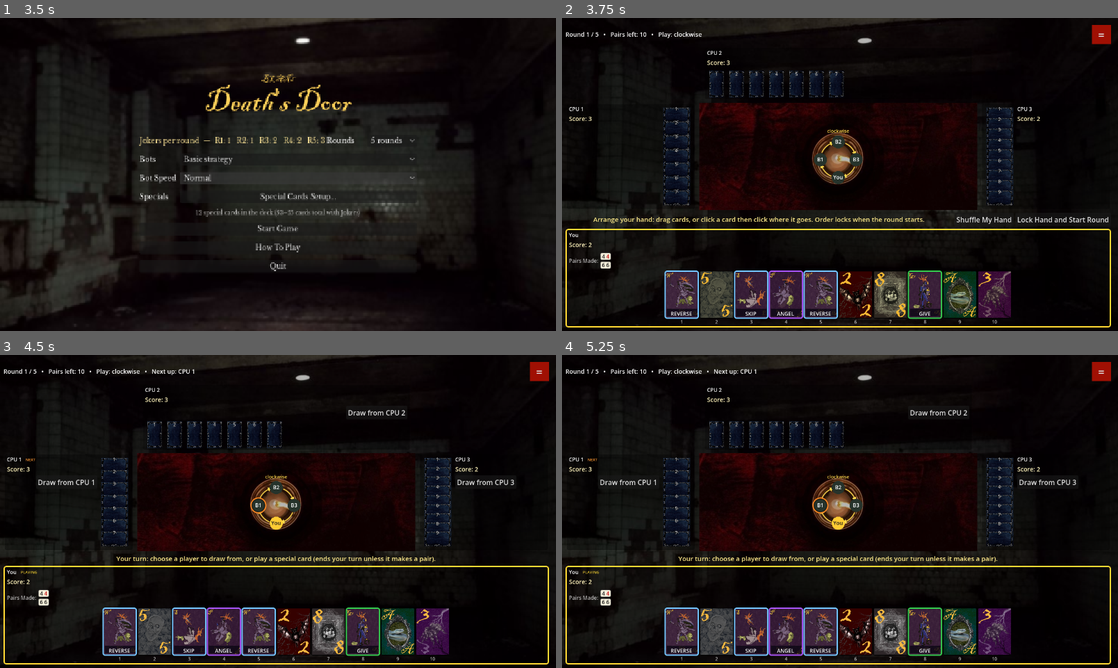
Above: before the commit, frames 1-4 (two rows, left to right).
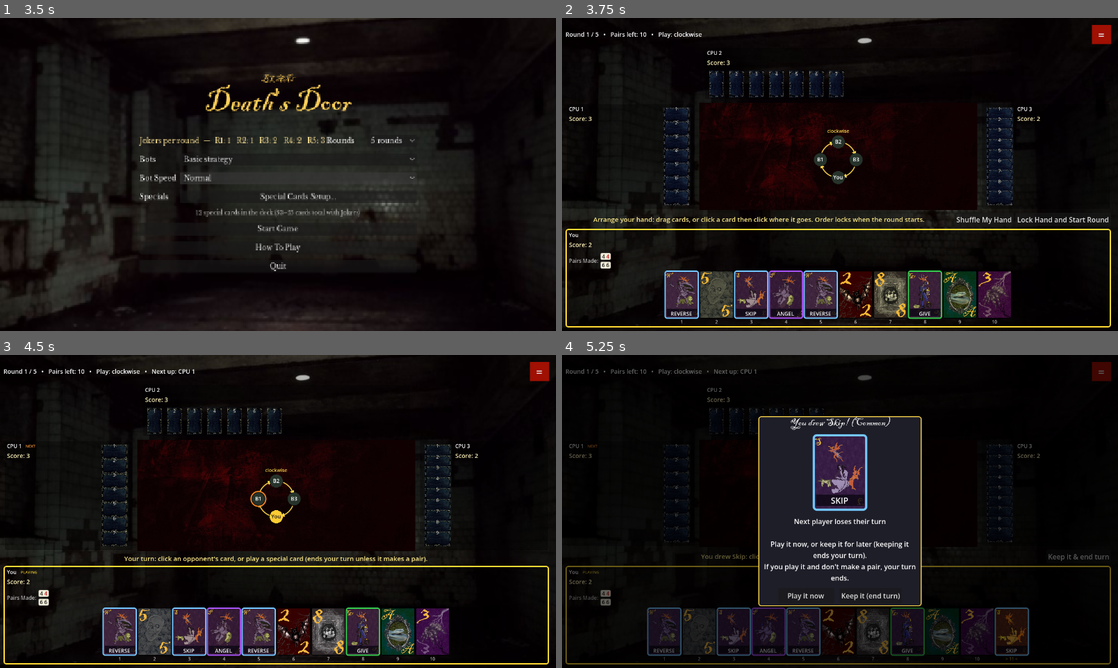
Above: after the commit, the same moments.

Repository: louibasmu/BLANd-
Game: Godot game, scene res://BaseGame/2. MainMenu/intro_story.tscn
The game is run twice, just before and just after one commit, with the same random seed, the same clock (stepped at 60 frames per second) and the same inputs.
Inputs (mouse positions are in pixels of both pictures, inside the frame that each line leads up to):
- Up to frame 1 (3.5 s): click "SKIP" at 0.5 s; click "SKIP" at 1.25 s; click "Normal" at 2 s; click "Normal" at 2.75 s
- Up to frame 2 (3.75 s): click "Start Game" at 3.5 s
- Up to frame 3 (4.5 s): click "Lock Hand and Start Round" at 4.25 s
- Up to frame 4 (5.25 s): click (717, 420) at 5 s, where only the run after the commit has a clickable "1"

Frame 1 is identical in both runs. In frame 2, 2.4% of the frame differs, in the area x 24-73%, y 27-62%; in frame 3, 5.6%; in frame 4, 31%, in the area x 0-99%, y 0-100%.

Commit message:
Added hover effect for picking cards

Diff:
--- a/game-dev-seminar/BaseGame/5. CardTable/game_table.gd
+++ b/game-dev-seminar/BaseGame/5. CardTable/game_table.gd
@@ -700,11 +700,11 @@
 	if ui_mode == UiMode.CHOOSE_TARGET and pending_special != null and i != HUMAN:
 		tb.visible = game.valid_targets(HUMAN, pending_special).has(i)
 		tb.text = "%s this player" % pending_special.special_name()
-	elif game.can_draw(HUMAN) and i != HUMAN and game.can_draw_from(HUMAN, i) \
-			and (ui_mode == UiMode.NONE or ui_mode == UiMode.CHOOSE_DRAW_INDEX):
-		# Step 1 of drawing: pick who to take from.
-		tb.visible = not (ui_mode == UiMode.CHOOSE_DRAW_INDEX and pending_target == i)
-		tb.text = "Draw from %s" % p.display_name
+	##elif game.can_draw(HUMAN) and i != HUMAN and game.can_draw_from(HUMAN, i) \
+		##	and (ui_mode == UiMode.NONE or ui_mode == UiMode.CHOOSE_DRAW_INDEX):
+		### Step 1 of drawing: pick who to take from.
+		##tb.visible = not (ui_mode == UiMode.CHOOSE_DRAW_INDEX and pending_target == i)
+		##tb.text = "Draw from %s" % p.display_name
 
 	if i == HUMAN:
 		# Show the human's pairs, sorted by rank; bot pairs are only shown in the animation.
@@ -768,8 +768,8 @@
 			box.add_theme_constant_override("separation", floori(step - card_size.x))
 		for idx in p.hand.size():
 			var cb := Callable()
-			if game.can_draw(HUMAN) and ui_mode == UiMode.CHOOSE_DRAW_INDEX and i == pending_target:
-				cb = _on_draw.bind(idx)          # step 2 of drawing: pick the card
+			if ui_mode == UiMode.NONE and game.can_draw(HUMAN) and game.can_draw_from(HUMAN, i):
+				cb = _on_draw_direct.bind(i, idx)
 			elif ui_mode == UiMode.CHOOSE_VISION_INDEX and i == pending_target:
 				cb = _on_vision_index.bind(idx)
 			var hl: bool = not _bot_pick.is_empty() and _bot_pick["src"] == i and _bot_pick["index"] == idx
@@ -819,11 +819,11 @@
 	if game.phase == BlandGame.Phase.SPECIAL_DRAWN and game.drawn_special != null:
 		return "You drew %s: click it to play it now, or press \"Keep it & end turn\"." % game.drawn_special.special_name()
 	if game.draw_only:
-		return "Now take a card: choose a player to draw from."
+		return "Now take a card: click a card from any opponent's hand."
 	var lead := "Pair! Go again" if game.actions_this_turn > 0 else "Your turn"
 	if game.can_play_specials(HUMAN) and not game.players[HUMAN].specials().is_empty():
-		return "%s: choose a player to draw from, or play a special card (ends your turn unless it makes a pair)." % lead
-	return "%s: choose a player to draw from." % lead
+		return "%s: click an opponent's card, or play a special card (ends your turn unless it makes a pair)." % lead
+	return "%s: click a card from an opponent's hand." % lead
 
 
 # Keep private game information visible after removing the center log.
@@ -955,6 +955,10 @@
 	_clear_selection()
 	game.draw_card(HUMAN, src, index)
 
+# Draw in one click: take the clicked card from the player whose hand it is in.
+func _on_draw_direct(src: int, index: int) -> void:
+	_clear_selection()
+	game.draw_card(HUMAN, src, index)
 
 # Abandons whatever the human was in the middle of choosing (Cancel button or Esc).
 func _cancel_selection() -> void:
@@ -1084,18 +1088,22 @@
 ## At most 4 are shown at once (the oldest is removed). Each stays for a time based on the bot speed, then
 ## fades out via a Tween (an animation helper) and deletes itself.
 func _toast(text: String) -> void:
+	for existing in _toast_box.get_children():
+		if existing.get_meta("text", "") == text:
+			return
 	while _toast_box.get_child_count() >= 4:
 		var oldest := _toast_box.get_child(0)
 		_toast_box.remove_child(oldest)
 		oldest.queue_free()
 	var panel := PanelContainer.new()
+	panel.set_meta("text", text)
 	panel.mouse_filter = Control.MOUSE_FILTER_IGNORE
 	var sb := _box(Color(0.35, 0.08, 0.05, 0.95), Color(1, 0.6, 0.2), 2)
 	sb.content_margin_left = 16
 	sb.content_margin_right = 16
 	panel.add_theme_stylebox_override("panel", sb)
 	var l := Label.new()
-	l.text = "!  " + text
+	l.text = text
 	l.add_theme_font_size_override("font_size", 18)
 	l.add_theme_color_override("font_color", Color(1, 0.95, 0.85))
 	panel.add_child(l)
--- a/game-dev-seminar/BaseGame/5. CardTable/game_table.tscn
+++ b/game-dev-seminar/BaseGame/5. CardTable/game_table.tscn
@@ -3,7 +3,7 @@
 [ext_resource type="Script" uid="uid://glnp5crqn7w6" path="res://BaseGame/5. CardTable/game_table.gd" id="1_xanw4"]
 [ext_resource type="Script" uid="uid://do2sxspgf0u2e" path="res://BaseGame/1. CoreMechanics/turn_compass.gd" id="2_mnkod"]
 [ext_resource type="Texture2D" uid="uid://37h6sijnvxrs" path="res://Environment Assets/background.jpeg" id="2_wlmaj"]
-[ext_resource type="Texture2D" uid="uid://b1japk5v6daty" path="res://Environment Assets/table.jpeg" id="3_g8l5e"]
+[ext_resource type="Texture2D" uid="uid://b7uoqtmi87xk1" path="res://BaseGame/5. CardTable/Wallpaper.jpeg" id="3_g8l5e"]
 
 [sub_resource type="ShaderMaterial" id="ShaderMaterial_5asqp"]
 
@@ -258,7 +258,16 @@
 grow_vertical = 2
 mouse_filter = 2
 texture = ExtResource("3_g8l5e")
+expand_mode = 1
 stretch_mode = 6
+
+[node name="Candle" type="Node2D" parent="margin/root/MidSlot/Mid/CenterArea/TableImage" unique_id=970094850]
+
+[node name="CandleBody" type="Sprite2D" parent="margin/root/MidSlot/Mid/CenterArea/TableImage/Candle" unique_id=1914588295]
+
+[node name="FlamePivot" type="Node2D" parent="margin/root/MidSlot/Mid/CenterArea/TableImage/Candle" unique_id=133726079]
+
+[node name="Flame" type="Sprite2D" parent="margin/root/MidSlot/Mid/CenterArea/TableImage/Candle/FlamePivot" unique_id=1728108652]
 
 [node name="CompassCenter" type="CenterContainer" parent="margin/root/MidSlot/Mid/CenterArea" unique_id=1829671266]
 layout_mode = 1
@@ -456,8 +465,8 @@
 anchor_bottom = 1.0
 offset_left = 8.0
 offset_top = 6.0
-offset_right = -8.0
-offset_bottom = -6.0
+offset_right = 312.0
+offset_bottom = 344.0
 grow_horizontal = 2
 grow_vertical = 2
 theme_override_constants/margin_left = 6
--- /dev/null
+++ b/game-dev-seminar/card_view.tscn
@@ -0,0 +1,92 @@
+[gd_scene format=3 uid="uid://c82o46nkmcl7n"]
+
+[ext_resource type="Texture2D" uid="uid://cex532kadfsy0" path="res://Card Assets/BLANd Made Cards/backside.jpeg" id="1_two4k"]
+
+[sub_resource type="Animation" id="Animation_two4k"]
+length = 0.001
+tracks/0/type = "value"
+tracks/0/imported = false
+tracks/0/enabled = true
+tracks/0/path = NodePath("CardButton:self_modulate")
+tracks/0/interp = 1
+tracks/0/loop_wrap = true
+tracks/0/keys = {
+"times": PackedFloat32Array(0),
+"transitions": PackedFloat32Array(1),
+"update": 0,
+"values": [Color(1.1408831, 1.1408831, 1.0347066, 1)]
+}
+tracks/1/type = "value"
+tracks/1/imported = false
+tracks/1/enabled = true
+tracks/1/path = NodePath("CardButton:position")
+tracks/1/interp = 1
+tracks/1/loop_wrap = true
+tracks/1/keys = {
+"times": PackedFloat32Array(0),
+"transitions": PackedFloat32Array(1),
+"update": 0,
+"values": [Vector2(0, 0)]
+}
+
+[sub_resource type="Animation" id="Animation_po74q"]
+resource_name = "hover"
+length = 0.1
+tracks/0/type = "value"
+tracks/0/imported = false
+tracks/0/enabled = true
+tracks/0/path = NodePath("CardButton:self_modulate")
+tracks/0/interp = 1
+tracks/0/loop_wrap = true
+tracks/0/keys = {
+"times": PackedFloat32Array(0, 0.1),
+"transitions": PackedFloat32Array(1, 1),
+"update": 0,
+"values": [Color(1, 1, 0.8, 1), Color(1.35, 1.35, 0.6, 1)]
+}
+tracks/1/type = "value"
+tracks/1/imported = false
+tracks/1/enabled = true
+tracks/1/path = NodePath("CardButton:position")
+tracks/1/interp = 1
+tracks/1/loop_wrap = true
+tracks/1/keys = {
+"times": PackedFloat32Array(0, 0.1),
+"transitions": PackedFloat32Array(1, 1),
+"update": 0,
+"values": [Vector2(0, 0), Vector2(0, -6)]
+}
+
+[sub_resource type="AnimationLibrary" id="AnimationLibrary_hvbp4"]
+_data = {
+&"RESET": SubResource("Animation_two4k"),
+&"hover": SubResource("Animation_po74q")
+}
+
+[node name="CardView" type="Control" unique_id=2075337727]
+custom_minimum_size = Vector2(90, 126)
+layout_mode = 3
+anchors_preset = 0
+offset_right = 40.0
+offset_bottom = 40.0
+
+[node name="CardButton" type="TextureButton" parent="." unique_id=893144854]
+self_modulate = Color(1.1408831, 1.1408831, 1.0347066, 1)
+layout_mode = 1
+anchors_preset = 15
+anchor_right = 1.0
+anchor_bottom = 1.0
+offset_right = -1.0
+offset_bottom = 1.0
+grow_horizontal = 2
+grow_vertical = 2
+mouse_default_cursor_shape = 2
+texture_normal = ExtResource("1_two4k")
+ignore_texture_size = true
+stretch_mode = 5
+
+[node name="AnimationPlayer" type="AnimationPlayer" parent="." unique_id=1697677853]
+libraries/ = SubResource("AnimationLibrary_hvbp4")
+
+[connection signal="mouse_entered" from="CardButton" to="AnimationPlayer" method="play" binds= ["hover"]]
+[connection signal="mouse_exited" from="CardButton" to="AnimationPlayer" method="play_backwards" binds= ["hover"]]
Binary file added: game-dev-seminar/BaseGame/5. CardTable/Wallpaper.jpeg
Not shown, added: game-dev-seminar/BaseGame/5. CardTable/Wallpaper.jpeg.import
